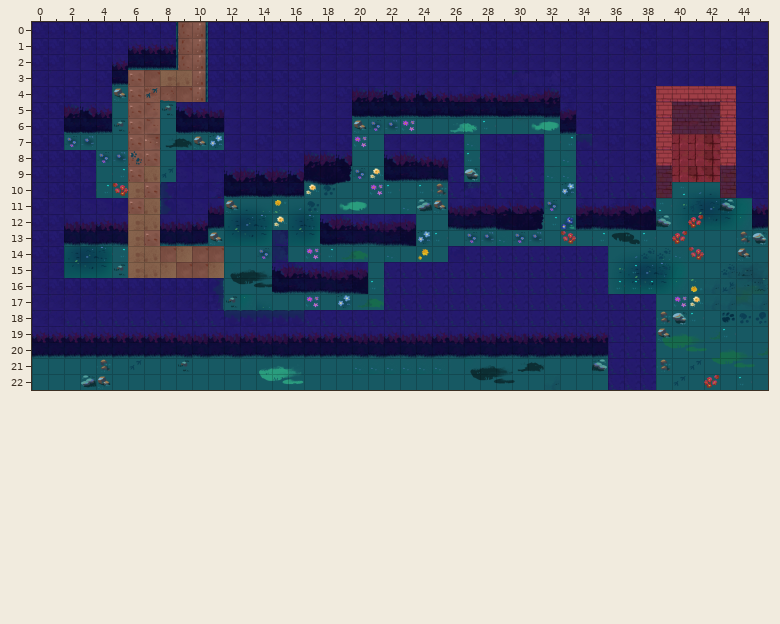
An edit to a level. Tiled map, assets/maps/medium7.tmx. The first picture shows the starting point.
Cells are 128x128 px. Shown: x 0..45, y 0..22.
After the commit:
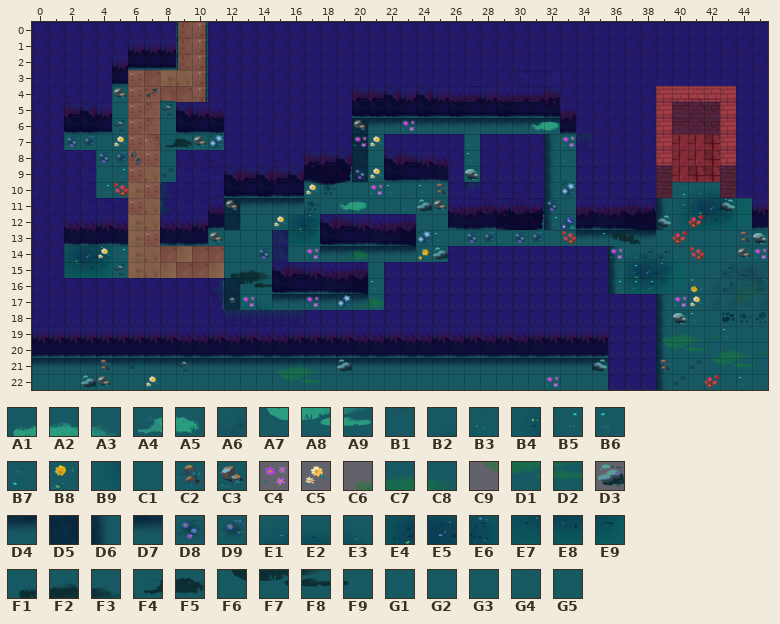
Key: from "decorations": A1 0, A2 1, A3 2, A4 3, A5 4, A6 8, A7 12, A8 13, A9 14, B1 29, B2 36, B3 40, B4 48, B5 54, B6 54 flipped left-right, B7 54 turned 180, B8 55 flipped up-down, B9 60, C1 93, C2 104, C3 116; from "decorations-2": C4 66, C5 67, C6 76, C7 77, C8 78, C9 88, D1 89, D2 90, D3 115; from "grass_shadow2": D4 1 turned 90, D5 2, D6 3, D7 3 turned 90; from "path-1": D8 18, D9 19, E1 46, E2 47, E3 48, E4 61, E5 62, E6 63, E7 76, E8 77, E9 78, F1 94, F2 95, F3 96, F4 97, F5 98, F6 109, F7 110, F8 111, F9 112, G1 113; from "path-3": G2 24; from "walls-1": G3 96 flipped on the diagonal, G4 97, G5 163.
__ is an empty cell.
See-through tiles are keyed as they look on the map.
Changes in this commit:
Layer "ground":
y 6: x 20..32 G1 D8 D9 G1 G1 G1 A4 A5 B6 G1 B1 G1 G1 -> D5 D4 D4 D4 D4 D4 D4 D4 D4 D4 D4 D4 D4
y 7..8: x 20 G1 -> D5; x 32 G1 -> D6
y 9: x 20 G1 -> D5; x 32 B3 -> D6
y 10: x 32 G1 -> D6
y 11: x 12..16 E1 E2 E3 B8 E1 -> D5 D4 D4 D4 D4; x 32 G1 -> D6; x 39 B7 -> D6
y 12: x 12..14 E4 E5 E6 -> D5 G2 G2; x 32 G1 -> D6; x 39 G1 -> D6
y 13: x 12..14 E7 E8 E9 -> G2 G2 G2; x 34..38 G1 G1 G1 G1 B6 -> D4 D4 D4 D4 D4
y 14: x 18..23 B5 G1 G1 G1 B3 G1 -> D4 D4 D4 D4 D4 D4; x 36 B2 -> D6
y 15: x 36 B4 -> D6
y 16: x 12 F6 -> D5; x 36 B9 -> D6
y 17: x 12 G1 -> D5; x 15..20 G1 G1 G1 G1 G1 G1 -> D4 D4 D4 D4 D4 D4; x 39 G1 -> D6
y 18: x 39 C2 -> D6
y 19: x 39 C3 -> D6
y 20: x 39 G1 -> D6
y 21: x 0..35 G1 G1 G1 G1 G1 G1 G1 G1 G1 G1 G1 G1 G1 G4 A1 A2 A3 G5 G1 G1 B3 B3 B3 B3 B3 B3 G3 F1 F2 F3 F4 F5 G1 G1 G1 G1 -> D7 D7 D7 D7 D7 D7 D7 D7 D7 D7 D7 D7 D7 D7 D7 D7 D7 D7 D7 D7 D7 D7 D7 D7 D7 D7 D7 D7 D7 D7 D7 D7 D7 D7 D7 D7; x 39 G1 -> D6
y 22: x 14..16 A7 A8 A9 -> C1 C1 C1; x 27..30 F6 F7 F8 F9 -> C1 C1 C1 C1; x 32 A6 -> C1; x 39 G1 -> D6
Layer "decoration":
y 7: x 5 __ -> C5; x 21 __ -> C5; x 33 __ -> C4
y 14: x 4 __ -> C5; x 25 __ -> D3; x 36 __ -> C4; x 45 __ -> C4
y 17: x 13 __ -> C4
y 21: x 15..17 __ __ __ -> C6 C7 C8; x 19 __ -> D3
y 22: x 7 __ -> C5; x 15..17 __ __ __ -> C9 D1 D2; x 32 __ -> C4
